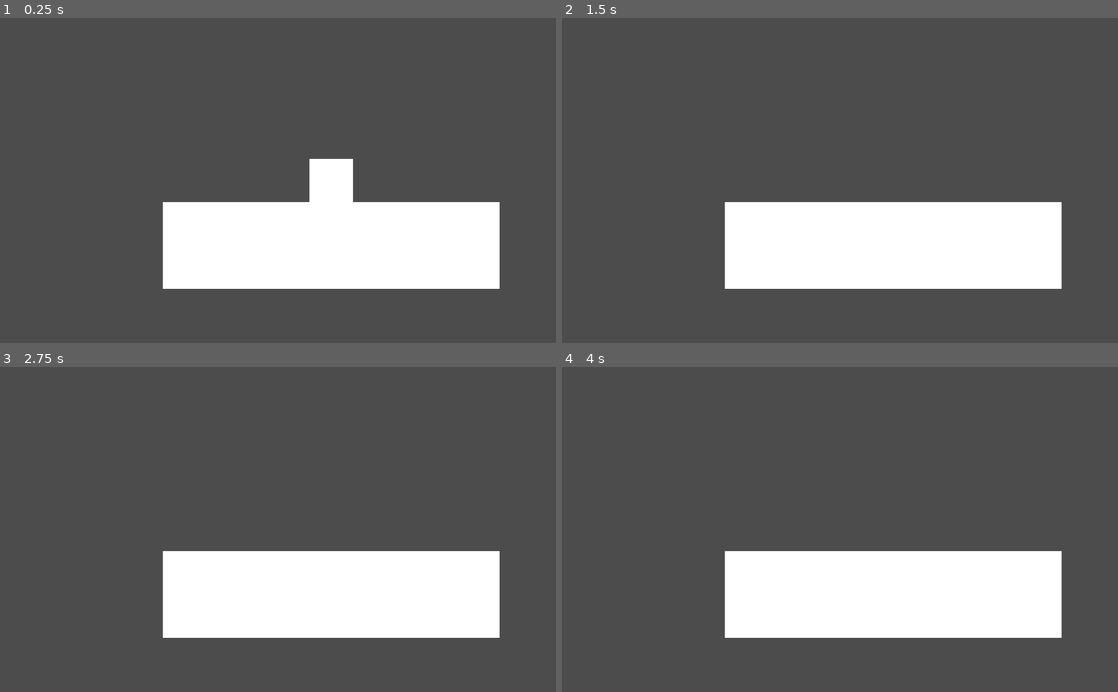
Above: before the commit, frames 1-4 (two rows, left to right).
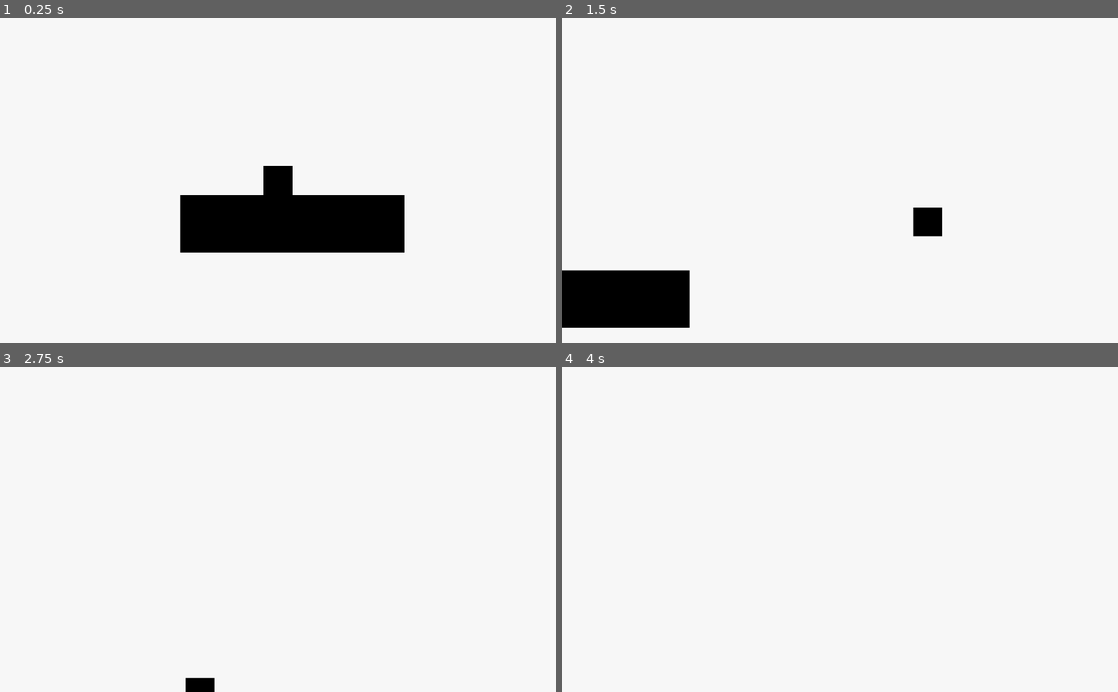
Above: after the commit, the same moments.

Repository: Anonymouqs/SquareArchive
Game: Godot game, scene res://Map/Levels/Test.tscn
The game is run twice, just before and just after one commit, with the same random seed, the same clock (stepped at 60 frames per second) and the same inputs. The project has no main scene, so this scene is started directly.
Inputs:
- Up to frame 1 (0.25 s): no input
- Up to frame 2 (1.5 s): tap Enter at 0.5 s; hold Right (ui_right) from 0.53 s (still down); tap Up (ui_up) at 0.6, 0.77, 1.07, 1.35 s
- Up to frame 3 (2.75 s): tap Up (ui_up) at 1.52, 1.82, 2.1 s; release Right (ui_right) at 2.03 s; hold Left (ui_left) from 2.03 s (still down)
- Up to frame 4 (4 s): release Left (ui_left) at 2.78 s; hold Right (ui_right) from 2.78 s (still down); tap Up (ui_up) at 2.85, 3.02, 3.32, 3.6, 3.77 s; tap Space at 3.5 s

The runs differ from the first frame. In frame 1, 89% of the frame differs, in the area x 0-100%, y 0-100%; in frame 2, 84%; in frame 3, 84%; in frame 4, 84%.

Commit message:
Add text themes

Diff:
--- a/Entity/PC/Player.tscn
+++ b/Entity/PC/Player.tscn
@@ -1,7 +1,8 @@
-[gd_scene load_steps=4 format=2]
+[gd_scene load_steps=5 format=2]
 
-[ext_resource path="res://Root/Entity/PC/PC.gd" type="Script" id=1]
-[ext_resource path="res://Art/base.png" type="Texture" id=2]
+[ext_resource path="res://Inverse.tres" type="Material" id=1]
+[ext_resource path="res://Root/Entity/PC/PC.gd" type="Script" id=2]
+[ext_resource path="res://Art/base.png" type="Texture" id=3]
 
 [sub_resource type="RectangleShape2D" id=1]
 
@@ -10,29 +11,60 @@
 
 [node name="Player" type="KinematicBody2D"]
 
+material = ExtResource( 1 )
 scale = Vector2( 1.25, 1.25 )
 input_pickable = false
 collision_layer = 1
 collision_mask = 1
 collision/safe_margin = 0.08
-script = ExtResource( 1 )
+script = ExtResource( 2 )
+_sections_unfolded = [ "Material" ]
 Up = Vector2( 0, -1 )
 Gravity = 50
 Jump = 100
 JumpMax = 2
 Speed = 500
 Accel = 20
+Health = 3
 
 [node name="Sprite" type="Sprite" parent="." index="0"]
 
+modulate = Color( 0, 0, 0, 1 )
 position = Vector2( -31.985, -32 )
 scale = Vector2( 63.9851, 64.1006 )
-texture = ExtResource( 2 )
+texture = ExtResource( 3 )
 centered = false
-_sections_unfolded = [ "Offset", "Region" ]
+_sections_unfolded = [ "Material", "Offset", "Visibility" ]
 
 [node name="CollisionShape2D" type="CollisionShape2D" parent="." index="1"]
 
+visible = false
 scale = Vector2( 1.14084, 1.14286 )
 shape = SubResource( 1 )
 _sections_unfolded = [ "Visibility" ]
+
+[node name="Camera2D" type="Camera2D" parent="." index="2"]
+
+anchor_mode = 1
+rotating = false
+current = true
+zoom = Vector2( 1.5, 1.5 )
+limit_left = -10000000
+limit_top = -10000000
+limit_right = 10000000
+limit_bottom = 10000000
+limit_smoothed = false
+drag_margin_h_enabled = true
+drag_margin_v_enabled = true
+smoothing_enabled = true
+smoothing_speed = 10.0
+offset_v = 0.0
+offset_h = 0.0
+drag_margin_left = 0.15
+drag_margin_top = 0.15
+drag_margin_right = 0.15
+drag_margin_bottom = 0.15
+editor_draw_screen = true
+editor_draw_limits = false
+editor_draw_drag_margin = false
+_sections_unfolded = [ "Drag Margin", "Limit", "Material", "Offset", "Smoothing" ]
--- /dev/null
+++ b/GUI/Menu/Main.tscn
@@ -0,0 +1,132 @@
+[gd_scene load_steps=5 format=2]
+
+[ext_resource path="res://Global/Themes/Minimal.tres" type="Theme" id=1]
+[ext_resource path="res://Global/Fonts/GeosansLight.ttf" type="DynamicFontData" id=2]
+
+[sub_resource type="DynamicFontData" id=3]
+
+hinting = 1
+font_path = ""
+
+[sub_resource type="DynamicFont" id=4]
+
+size = 150
+use_mipmaps = false
+use_filter = false
+font_data = ExtResource( 2 )
+fallback/0 = SubResource( 3 )
+_sections_unfolded = [ "Extra Spacing", "Font", "Font/fallback", "Settings" ]
+
+[node name="Control" type="Control" index="0"]
+
+anchor_left = 0.0
+anchor_top = 0.0
+anchor_right = 1.0
+anchor_bottom = 1.0
+rect_pivot_offset = Vector2( 0, 0 )
+rect_clip_content = false
+mouse_filter = 0
+mouse_default_cursor_shape = 0
+size_flags_horizontal = 1
+size_flags_vertical = 1
+theme = ExtResource( 1 )
+_sections_unfolded = [ "Anchor", "Focus", "Grow Direction", "Hint", "Margin", "Rect", "Theme" ]
+
+[node name="VBoxContainer" type="VBoxContainer" parent="." index="0"]
+
+anchor_left = 0.0
+anchor_top = 0.0
+anchor_right = 1.0
+anchor_bottom = 1.0
+rect_pivot_offset = Vector2( 0, 0 )
+rect_clip_content = false
+mouse_filter = 1
+mouse_default_cursor_shape = 0
+size_flags_horizontal = 1
+size_flags_vertical = 1
+alignment = 0
+_sections_unfolded = [ "Anchor", "Margin", "Material", "Rect", "custom_constants" ]
+
+[node name="HBoxContainer" type="HBoxContainer" parent="VBoxContainer" index="0"]
+
+anchor_left = 0.0
+anchor_top = 0.0
+anchor_right = 0.0
+anchor_bottom = 0.0
+margin_right = 1024.0
+margin_bottom = 166.0
+rect_pivot_offset = Vector2( 0, 0 )
+rect_clip_content = false
+mouse_filter = 1
+mouse_default_cursor_shape = 0
+size_flags_horizontal = 1
+size_flags_vertical = 1
+alignment = 1
+_sections_unfolded = [ "Anchor", "Grow Direction", "Margin" ]
+
+[node name="Label" type="Label" parent="VBoxContainer/HBoxContainer" index="0"]
+
+anchor_left = 0.0
+anchor_top = 0.0
+anchor_right = 0.0
+anchor_bottom = 0.0
+margin_left = 307.0
+margin_right = 716.0
+margin_bottom = 166.0
+rect_pivot_offset = Vector2( 0, 0 )
+rect_clip_content = false
+mouse_filter = 2
+mouse_default_cursor_shape = 0
+size_flags_horizontal = 1
+size_flags_vertical = 4
+theme = ExtResource( 1 )
+custom_fonts/font = SubResource( 4 )
+text = "Square"
+align = 1
+percent_visible = 1.0
+lines_skipped = 0
+max_lines_visible = -1
+_sections_unfolded = [ "Anchor", "Focus", "Grow Direction", "Hint", "Margin", "Material", "Mouse", "Rect", "Size Flags", "Theme", "Visibility", "custom_colors", "custom_constants", "custom_fonts", "custom_styles" ]
+
+[node name="VBoxContainer2" type="VBoxContainer" parent="VBoxContainer" index="1"]
+
+anchor_left = 0.0
+anchor_top = 0.0
+anchor_right = 0.0
+anchor_bottom = 0.0
+margin_top = 170.0
+margin_right = 1024.0
+margin_bottom = 221.0
+rect_pivot_offset = Vector2( 0, 0 )
+rect_clip_content = false
+mouse_filter = 1
+mouse_default_cursor_shape = 0
+size_flags_horizontal = 1
+size_flags_vertical = 1
+alignment = 0
+_sections_unfolded = [ "Anchor", "Margin" ]
+
+[node name="Button" type="Button" parent="VBoxContainer/VBoxContainer2" index="0"]
+
+anchor_left = 0.0
+anchor_top = 0.0
+anchor_right = 0.0
+anchor_bottom = 0.0
+margin_right = 1024.0
+margin_bottom = 51.0
+rect_pivot_offset = Vector2( 0, 0 )
+rect_clip_content = false
+focus_mode = 2
+mouse_filter = 0
+mouse_default_cursor_shape = 0
+size_flags_horizontal = 1
+size_flags_vertical = 1
+theme = ExtResource( 1 )
+toggle_mode = false
+enabled_focus_mode = 2
+shortcut = null
+group = null
+text = "Begin"
+flat = false
+align = 1
+_sections_unfolded = [ "Anchor", "Grow Direction", "Hint", "Margin", "Rect", "Theme" ]
--- /dev/null
+++ b/Global/Fonts/GeoSans.tres
@@ -0,0 +1,17 @@
+[gd_resource type="DynamicFont" load_steps=3 format=2]
+
+[ext_resource path="res://Global/Fonts/GeosansLight.ttf" type="DynamicFontData" id=1]
+
+[sub_resource type="DynamicFontData" id=3]
+
+hinting = 1
+font_path = ""
+
+[resource]
+
+size = 40
+use_mipmaps = false
+use_filter = false
+font_data = ExtResource( 1 )
+fallback/0 = SubResource( 3 )
+_sections_unfolded = [ "Extra Spacing", "Font", "Font/fallback", "Settings" ]
--- /dev/null
+++ b/Global/Themes/Minimal.tres
@@ -0,0 +1,67 @@
+[gd_resource type="Theme" load_steps=4 format=2]
+
+[ext_resource path="res://Global/Fonts/GeoSans.tres" type="DynamicFont" id=1]
+
+[sub_resource type="StyleBoxFlat" id=3]
+
+content_margin_left = -1.0
+content_margin_right = -1.0
+content_margin_top = -1.0
+content_margin_bottom = -1.0
+bg_color = Color( 0.6, 0.6, 0.6, 0 )
+draw_center = true
+border_width_left = 0
+border_width_top = 0
+border_width_right = 0
+border_width_bottom = 0
+border_color = Color( 0.8, 0.8, 0.8, 1 )
+border_blend = false
+corner_radius_top_left = 0
+corner_radius_top_right = 0
+corner_radius_bottom_right = 0
+corner_radius_bottom_left = 0
+corner_detail = 8
+expand_margin_left = 0.0
+expand_margin_right = 0.0
+expand_margin_top = 0.0
+expand_margin_bottom = 0.0
+shadow_color = Color( 0, 0, 0, 0.6 )
+shadow_size = 0
+anti_aliasing = true
+anti_aliasing_size = 1
+
+[sub_resource type="StyleBoxEmpty" id=2]
+
+content_margin_left = -1.0
+content_margin_right = -1.0
+content_margin_top = -1.0
+content_margin_bottom = -1.0
+_sections_unfolded = [ "Content Margin", "Resource" ]
+
+[resource]
+
+default_font = ExtResource( 1 )
+Button/colors/font_color = Color( 0.878431, 0.878431, 0.878431, 1 )
+Button/colors/font_color_disabled = Color( 0.9, 0.9, 0.9, 0.2 )
+Button/colors/font_color_hover = Color( 0.941176, 0.941176, 0.941176, 1 )
+Button/colors/font_color_pressed = Color( 1, 1, 1, 1 )
+Button/constants/hseparation = 2
+Button/fonts/font = null
+Button/styles/disabled = SubResource( 3 )
+Button/styles/focus = null
+Button/styles/hover = null
+Button/styles/normal = null
+Button/styles/pressed = null
+Label/colors/Label_1 = Color( 0, 0, 0, 1 )
+Label/colors/Label_Color = Color( 0, 0, 0, 1 )
+Label/colors/font_color = Color( 0, 0, 0, 1 )
+Label/colors/font_color_shadow = Color( 0, 0, 0, 0 )
+Label/constants/line_spacing = 3
+Label/constants/shadow_as_outline = 0
+Label/constants/shadow_offset_x = 1
+Label/constants/shadow_offset_y = 1
+Label/fonts/Label_Font = null
+Label/fonts/font = null
+Label/styles/Label_Color = SubResource( 2 )
+Label/styles/normal = null
+_sections_unfolded = [ "Button", "Button/colors", "Button/constants", "Button/fonts", "Button/styles", "Label/colors", "Label/fonts", "Label/styles", "Resource" ]
--- /dev/null
+++ b/Inverse.shader
@@ -0,0 +1,8 @@
+shader_type canvas_item;
+
+void fragment()
+{
+	vec3 c = textureLod(SCREEN_TEXTURE, SCREEN_UV, 1.0).rgb;
+
+	COLOR.rgb = c;
+}
--- /dev/null
+++ b/Inverse.tres
@@ -0,0 +1,9 @@
+[gd_resource type="ShaderMaterial" load_steps=2 format=2]
+
+[ext_resource path="res://Inverse.shader" type="Shader" id=1]
+
+[resource]
+
+render_priority = 1
+shader = ExtResource( 1 )
+_sections_unfolded = [ "Resource" ]
--- a/Map/Basic/BasicSolid.tscn
+++ b/Map/Basic/BasicSolid.tscn
@@ -20,11 +20,12 @@
 
 [node name="Sprite" type="Sprite" parent="." index="0"]
 
+modulate = Color( 0, 0, 0, 1 )
 position = Vector2( -32, -32 )
 scale = Vector2( 64, 64 )
 texture = ExtResource( 1 )
 centered = false
-_sections_unfolded = [ "Offset", "Transform" ]
+_sections_unfolded = [ "Offset", "Transform", "Visibility" ]
 
 [node name="CollisionShape2D" type="CollisionShape2D" parent="." index="1"]
 
--- a/Map/Levels/Test.tscn
+++ b/Map/Levels/Test.tscn
@@ -14,10 +14,4 @@
 
 [node name="Player" parent="." index="1" instance=ExtResource( 2 )]
 
-position = Vector2( -50, -80 )
-Up = Vector2( 0, -1 )
-Gravity = 50
-Jump = 100
-JumpMax = 2
-Speed = 500
-Accel = 20
+position = Vector2( -90, -50 )
--- a/Root/Entity/PC/PC.gd
+++ b/Root/Entity/PC/PC.gd
@@ -6,9 +6,11 @@
 export var JumpMax = 2
 export var Speed = 500
 export var Accel = 20
+export var Health = 3
 
 var motion = Vector2()
 var jumpcount = 1
+
 
 func set_Jump(jump):
 	Jump = jump*10
--- a/project.godot
+++ b/project.godot
@@ -13,6 +13,27 @@
 config/name="SquareFinal"
 config/icon="res://icon.png"
 
+[input]
+
+ui_left=[ Object(InputEventKey,"resource_local_to_scene":false,"resource_name":"","device":0,"alt":false,"shift":false,"control":false,"meta":false,"command":false,"pressed":false,"scancode":16777231,"unicode":0,"echo":false,"script":null)
+, Object(InputEventJoypadButton,"resource_local_to_scene":false,"resource_name":"","device":0,"button_index":14,"pressure":0.0,"pressed":false,"script":null)
+, Object(InputEventKey,"resource_local_to_scene":false,"resource_name":"","device":0,"alt":false,"shift":false,"control":false,"meta":false,"command":false,"pressed":false,"scancode":65,"unicode":0,"echo":false,"script":null)
+ ]
+ui_right=[ Object(InputEventKey,"resource_local_to_scene":false,"resource_name":"","device":0,"alt":false,"shift":false,"control":false,"meta":false,"command":false,"pressed":false,"scancode":16777233,"unicode":0,"echo":false,"script":null)
+, Object(InputEventJoypadButton,"resource_local_to_scene":false,"resource_name":"","device":0,"button_index":15,"pressure":0.0,"pressed":false,"script":null)
+, Object(InputEventKey,"resource_local_to_scene":false,"resource_name":"","device":0,"alt":false,"shift":false,"control":false,"meta":false,"command":false,"pressed":false,"scancode":68,"unicode":0,"echo":false,"script":null)
+ ]
+ui_up=[ Object(InputEventKey,"resource_local_to_scene":false,"resource_name":"","device":0,"alt":false,"shift":false,"control":false,"meta":false,"command":false,"pressed":false,"scancode":16777232,"unicode":0,"echo":false,"script":null)
+, Object(InputEventJoypadButton,"resource_local_to_scene":false,"resource_name":"","device":0,"button_index":12,"pressure":0.0,"pressed":false,"script":null)
+, Object(InputEventKey,"resource_local_to_scene":false,"resource_name":"","device":0,"alt":false,"shift":false,"control":false,"meta":false,"command":false,"pressed":false,"scancode":87,"unicode":0,"echo":false,"script":null)
+ ]
+ui_down=[ Object(InputEventKey,"resource_local_to_scene":false,"resource_name":"","device":0,"alt":false,"shift":false,"control":false,"meta":false,"command":false,"pressed":false,"scancode":16777234,"unicode":0,"echo":false,"script":null)
+, Object(InputEventJoypadButton,"resource_local_to_scene":false,"resource_name":"","device":0,"button_index":13,"pressure":0.0,"pressed":false,"script":null)
+, Object(InputEventKey,"resource_local_to_scene":false,"resource_name":"","device":0,"alt":false,"shift":false,"control":false,"meta":false,"command":false,"pressed":false,"scancode":83,"unicode":0,"echo":false,"script":null)
+ ]
+
 [rendering]
 
+quality/intended_usage/framebuffer_allocation=0
+environment/default_clear_color=Color( 0.96875, 0.96875, 0.96875, 1 )
 environment/default_environment="res://default_env.tres"
Not shown, changed: Art/base.png.import
Not shown, added: Credits.txt
Binary file added: Global/Fonts/GeosansLight-Oblique.ttf
Binary file added: Global/Fonts/GeosansLight.ttf
Not shown, changed: icon.png.import
